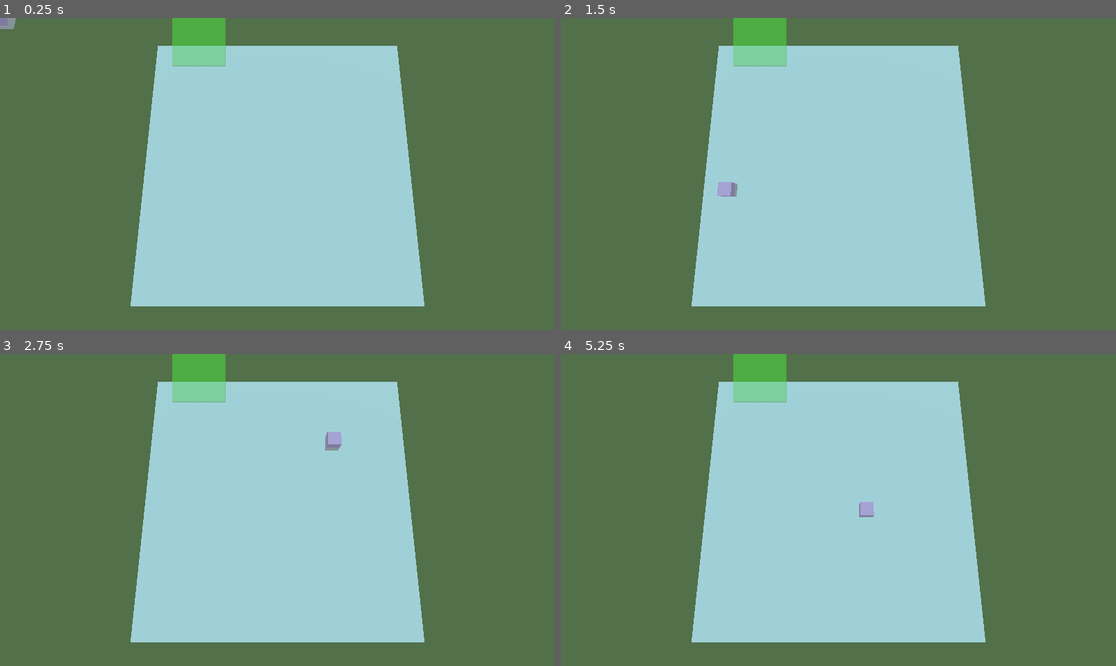
Above: before the commit, frames 1-4 (two rows, left to right).
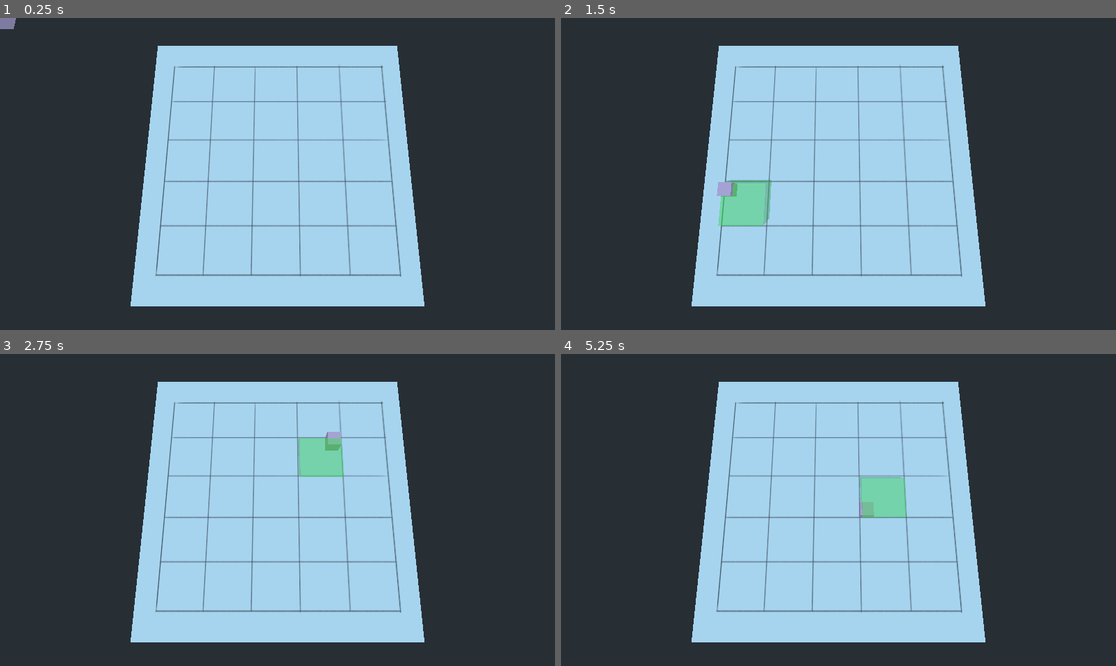
Above: after the commit, the same moments.

Repository: CarapaceonBear/gmtk-2022
Game: Godot game, scene res://scenes/game.tscn
Same seed, same stepped clock (60 frames per second), same inputs: the game is played once before the commit and once after it. The project has no main scene, so this scene is started directly.
Inputs (mouse positions are in pixels of both pictures, inside the frame that each line leads up to):
- Up to frame 1 (0.25 s): no input
- Up to frame 2 (1.5 s): tap Enter at 0.5 s; move the mouse to (960, 158) at 0.52 s; tap Space at 1.25 s; move the mouse to (727, 189) at 1.27 s
- Up to frame 3 (2.75 s): tap Enter at 2 s; move the mouse to (333, 441) at 2.02 s
- Up to frame 4 (5.25 s): tap Space at 2.75, 4.25 s; move the mouse to (810, 572) at 2.77 s; tap Enter at 3.5 s; move the mouse to (1005, 556) at 3.52 s; move the mouse to (672, 463) at 4.27 s; move the mouse to (866, 510) at 5.02 s

The runs differ from the first frame. In frame 1, 62% of the frame differs, in the area x 0-100%, y 0-100%; in frame 2, 63%; in frame 3, 63%; in frame 4, 63%.

Commit message:
grid colliders set up

Diff:
--- a/scenes/game.tscn
+++ b/scenes/game.tscn
@@ -10,7 +10,7 @@
 albedo_color = Color( 1, 0.776471, 0.901961, 1 )
 
 [sub_resource type="SphereShape" id=3]
-radius = 1.07358
+radius = 0.263226
 
 [sub_resource type="CubeMesh" id=4]
 
@@ -43,9 +43,82 @@
 
 [node name="MeshInstance" type="MeshInstance" parent="Screen"]
 transform = Transform( -10.3658, 0, 0, 0, -0.0106548, 1.16778, 0, -0.00187874, -6.62281, 0, 5.41412, 0.86485 )
+visible = false
 mesh = SubResource( 4 )
 skeleton = NodePath("")
 material/0 = SubResource( 5 )
 
-[node name="Square" parent="Screen" instance=ExtResource( 3 )]
-transform = Transform( 1, 0, 0, 0, 0.984808, -0.173648, 0, 0.173648, 0.984808, -2.96999, 5.772, -3.47537 )
+[node name="SquareA1" parent="Screen" instance=ExtResource( 3 )]
+transform = Transform( 0.7, 0, 0, 0, 0.72, 0, 0, 0.368549, 0.644961, -3.059, 5.94726, -1.57376 )
+
+[node name="SquareA2" parent="Screen" instance=ExtResource( 3 )]
+transform = Transform( 0.7, 0, 0, 0, 0.7, 0, 0, 0.368549, 0.644961, -1.576, 5.94726, -1.57376 )
+
+[node name="SquareA3" parent="Screen" instance=ExtResource( 3 )]
+transform = Transform( 0.709196, 0, 0, 0, 0.7, 0, 0, 0.368549, 0.644961, -0.061, 5.94726, -1.57376 )
+
+[node name="SquareA4" parent="Screen" instance=ExtResource( 3 )]
+transform = Transform( 0.714131, 0, 0, 0, 0.7, 0, 0, 0.368549, 0.644961, 1.483, 5.94726, -1.57376 )
+
+[node name="SquareA5" parent="Screen" instance=ExtResource( 3 )]
+transform = Transform( 0.7, 0, 0, 0, 0.7, 0, 0, 0.368549, 0.644961, 3.076, 5.94726, -1.57376 )
+
+[node name="SquareB1" parent="Screen" instance=ExtResource( 3 )]
+transform = Transform( 0.7, 0, 0, 0, 0.72, 0, 0, 0.35, 0.7, -3.145, 5.658, -0.263 )
+
+[node name="SquareB2" parent="Screen" instance=ExtResource( 3 )]
+transform = Transform( 0.7, 0, 0, 0, 0.7, 0, 0, 0.35, 0.7, -1.572, 5.658, -0.263 )
+
+[node name="SquareB3" parent="Screen" instance=ExtResource( 3 )]
+transform = Transform( 0.744, 0, 0, 0, 0.7, 0, 0, 0.35, 0.7, -0.061, 5.658, -0.263 )
+
+[node name="SquareB4" parent="Screen" instance=ExtResource( 3 )]
+transform = Transform( 0.727, 0, 0, 0, 0.7, 0, 0, 0.35, 0.7, 1.506, 5.658, -0.263 )
+
+[node name="SquareB5" parent="Screen" instance=ExtResource( 3 )]
+transform = Transform( 0.7, 0, 0, 0, 0.7, 0, 0, 0.35, 0.7, 3.099, 5.658, -0.263 )
+
+[node name="SquareC1" parent="Screen" instance=ExtResource( 3 )]
+transform = Transform( 0.755, 0, 0, 0, 0.72, 0, 0, 0.3, 0.7, -3.272, 5.273, 1.095 )
+
+[node name="SquareC2" parent="Screen" instance=ExtResource( 3 )]
+transform = Transform( 0.736, 0, 0, 0, 0.7, 0, 0, 0.3, 0.7, -1.624, 5.273, 1.095 )
+
+[node name="SquareC3" parent="Screen" instance=ExtResource( 3 )]
+transform = Transform( 0.769, 0, 0, 0, 0.7, 0, 0, 0.3, 0.7, -0.061, 5.273, 1.095 )
+
+[node name="SquareC4" parent="Screen" instance=ExtResource( 3 )]
+transform = Transform( 0.76, 0, 0, 0, 0.7, 0, 0, 0.3, 0.7, 1.583, 5.273, 1.095 )
+
+[node name="SquareC5" parent="Screen" instance=ExtResource( 3 )]
+transform = Transform( 0.78, 0, 0, 0, 0.7, 0, 0, 0.3, 0.7, 3.257, 5.273, 1.095 )
+
+[node name="SquareD1" parent="Screen" instance=ExtResource( 3 )]
+transform = Transform( 0.775, 0, 0, 0, 0.72, 0, 0, 0.25, 0.73, -3.365, 5.004, 2.575 )
+
+[node name="SquareD2" parent="Screen" instance=ExtResource( 3 )]
+transform = Transform( 0.762, 0, 0, 0, 0.7, 0, 0, 0.25, 0.73, -1.686, 5.004, 2.575 )
+
+[node name="SquareD3" parent="Screen" instance=ExtResource( 3 )]
+transform = Transform( 0.812, 0, 0, 0, 0.7, 0, 0, 0.25, 0.73, -0.03, 5.004, 2.575 )
+
+[node name="SquareD4" parent="Screen" instance=ExtResource( 3 )]
+transform = Transform( 0.781, 0, 0, 0, 0.7, 0, 0, 0.25, 0.73, 1.629, 5.004, 2.575 )
+
+[node name="SquareD5" parent="Screen" instance=ExtResource( 3 )]
+transform = Transform( 0.813, 0, 0, 0, 0.7, 0, 0, 0.25, 0.73, 3.381, 5.004, 2.575 )
+
+[node name="SquareE1" parent="Screen" instance=ExtResource( 3 )]
+transform = Transform( 0.815, 0, 0, 0, 0.72, 0, 0, 0.2, 0.765, -3.465, 4.728, 4.22 )
+
+[node name="SquareE2" parent="Screen" instance=ExtResource( 3 )]
+transform = Transform( 0.794, 0, 0, 0, 0.7, 0, 0, 0.2, 0.765, -1.752, 4.728, 4.22 )
+
+[node name="SquareE3" parent="Screen" instance=ExtResource( 3 )]
+transform = Transform( 0.833, 0, 0, 0, 0.7, 0, 0, 0.2, 0.765, -0.044, 4.728, 4.22 )
+
+[node name="SquareE4" parent="Screen" instance=ExtResource( 3 )]
+transform = Transform( 0.828, 0, 0, 0, 0.7, 0, 0, 0.2, 0.765, 1.695, 4.728, 4.22 )
+
+[node name="SquareE5" parent="Screen" instance=ExtResource( 3 )]
+transform = Transform( 0.813, 0, 0, 0, 0.7, 0, 0, 0.2, 0.765, 3.381, 4.728, 4.22 )
--- a/scenes/square.tscn
+++ b/scenes/square.tscn
@@ -3,7 +3,7 @@
 [ext_resource path="res://square.gd" type="Script" id=1]
 
 [sub_resource type="BoxShape" id=1]
-extents = Vector3( 1, 0.321902, 1 )
+extents = Vector3( 1, 0.46998, 1 )
 
 [sub_resource type="CubeMesh" id=2]
 
@@ -18,7 +18,7 @@
 shape = SubResource( 1 )
 
 [node name="MeshInstance" type="MeshInstance" parent="."]
-transform = Transform( 1, 0, 0, 0, 0.0484019, 0, 0, 0, 1, 0, 0, 0 )
+transform = Transform( 1, 0, 0, 0, 0.455227, 0, 0, 0, 1, 0, 0, 0 )
 mesh = SubResource( 2 )
 material/0 = SubResource( 3 )
 
--- a/scenes/table.tscn
+++ b/scenes/table.tscn
@@ -1,6 +1,14 @@
-[gd_scene load_steps=3 format=2]
+[gd_scene load_steps=5 format=2]
+
+[ext_resource path="res://pencil grid.png" type="Texture" id=1]
 
 [sub_resource type="CubeMesh" id=1]
+
+[sub_resource type="SpatialMaterial" id=3]
+albedo_texture = ExtResource( 1 )
+metallic_specular = 0.0
+uv1_scale = Vector3( 3.013, 1.936, 0 )
+uv1_offset = Vector3( 0, 0.068, 0 )
 
 [sub_resource type="BoxShape" id=2]
 extents = Vector3( 1.00642, 1.36036, 1 )
@@ -10,7 +18,7 @@
 [node name="MeshInstance" type="MeshInstance" parent="."]
 transform = Transform( 7.99278, 0, 0, 0, 0.0174121, 0, 0, 0, 7.99278, 0, 0, 0 )
 mesh = SubResource( 1 )
-material/0 = null
+material/0 = SubResource( 3 )
 
 [node name="StaticBody" type="StaticBody" parent="."]
 transform = Transform( 7.99278, 0, 0, 0, 0.0174121, 0, 0, 0, 7.99278, 0, 0, 0 )
--- a/square.gd
+++ b/square.gd
@@ -5,15 +5,16 @@
 var cursed = false
 
 func _ready():
-#	temp.visible = false
-	pass
+	temp.visible = false
 
 func _process(delta):
 	if (cursed):
-		activate()
+		activate(true)
+	else:
+		activate(false)
 
-func activate():
-	temp.visible = false
+func activate(value):
+	temp.visible = value
 
 
 func _on_Square_body_entered(body):
Binary file added: pencil grid.png
Not shown, added: pencil grid.png.import
